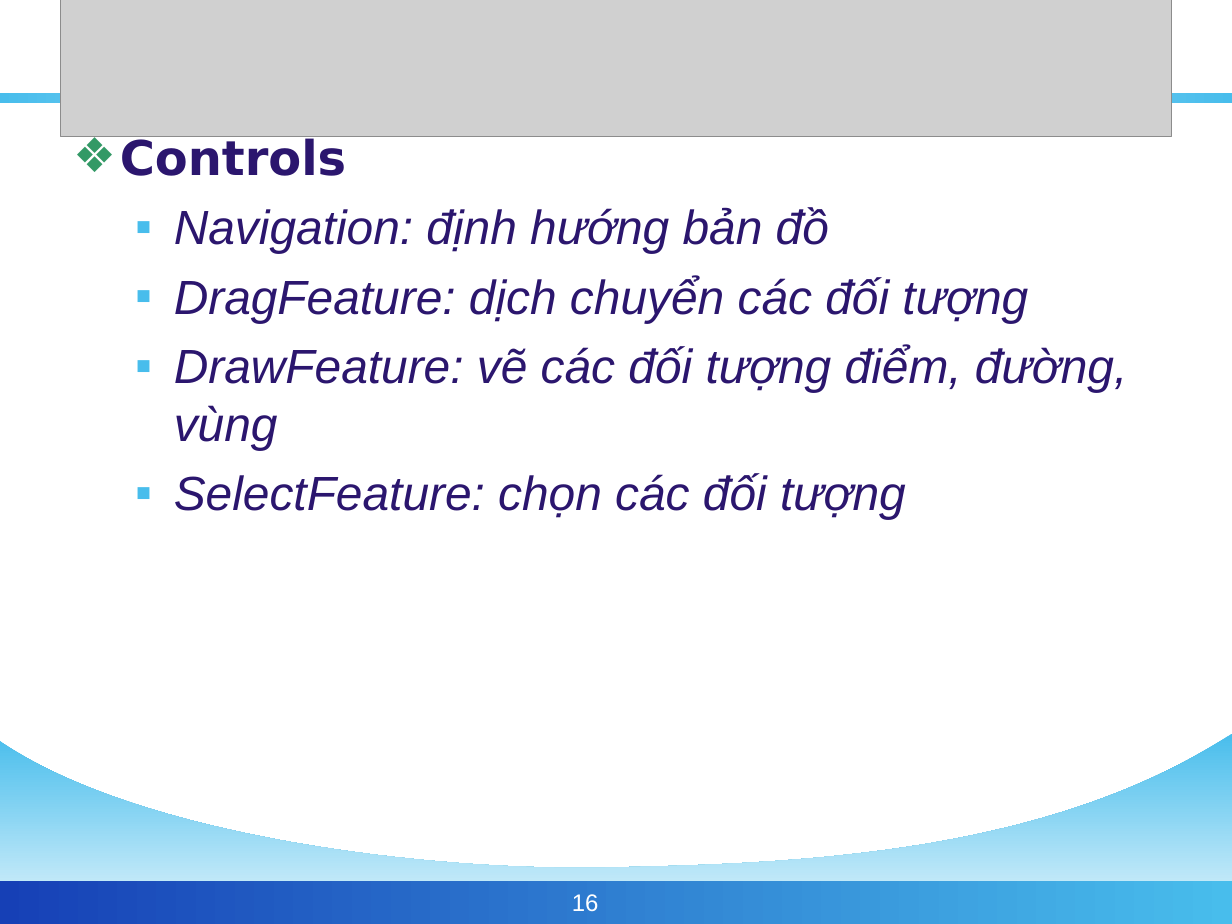
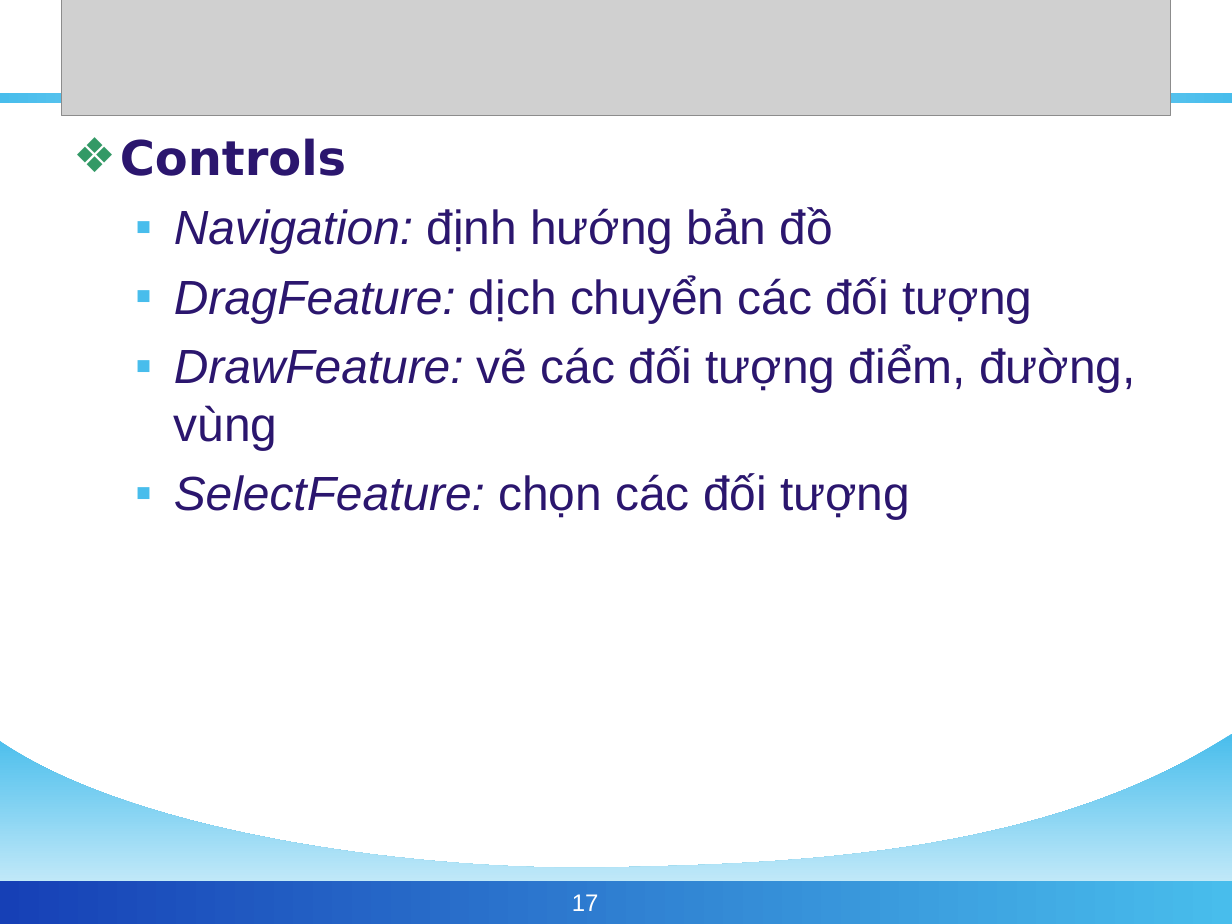
Before and after one commit to phamngsinh/cantho-webgis, a slide deck: slide 17 of Document/Bao Cao/BaoCaoLuanVan2.ppt (slide 16 before the commit). Drawn at 1232x924 pixels with LibreOffice and Linux fonts; fonts in the diff are those of the drawing; grey boxes stand for pictures; background and template pictures are left out. Boxes give left, top, right and bottom in pixels: in the first picture for what was removed or moved away, otherwise in the second. Text is boxed around its words. In the diff, an @@ line names an element or a change of style, - is before the commit and + after.

```diff
--- a/Document/Bao Cao/BaoCaoLuanVan2.ppt
+++ b/Document/Bao Cao/BaoCaoLuanVan2.ppt
@@ picture: place and size @@
-picture at <box>60,0,1170,137</box>
+picture at <box>62,0,1170,116</box>
@@ text at <box>174,207,1136,519</box>: italic off in "định hướng bản đồ", "dịch chuyển các đối tượng", "vẽ các đối tượng điểm, đường, vùng", "chọn các đối tượng" @@
@@ page number at <box>572,894,599,911</box>: text changed @@
-16
+17
```
Also in this commit, not shown: 26 other slides changed, 2 slides added.
